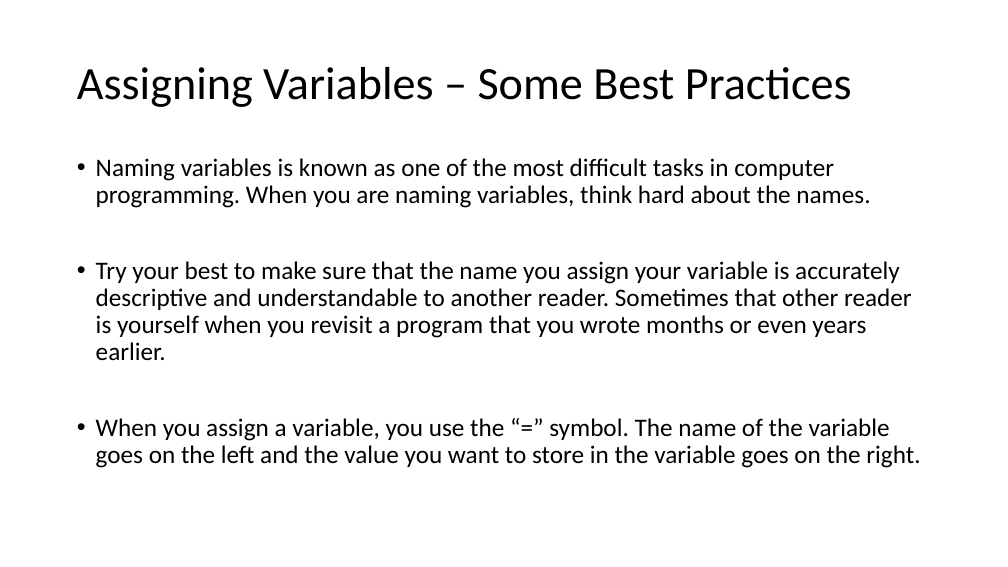
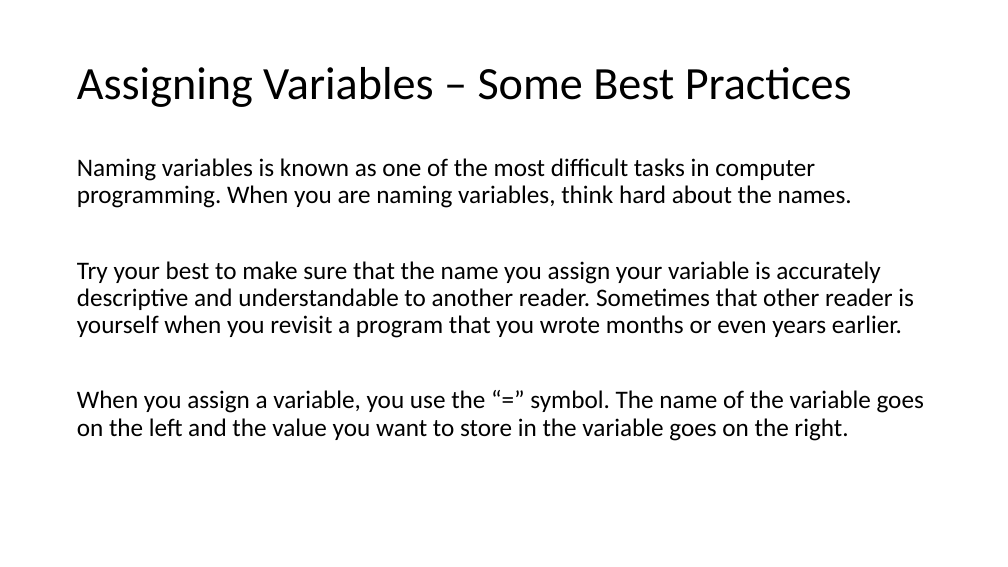
Before and after one commit to ScottKane/LearnPython, a slide deck: slide 3 of Scott/Variables.pptx. Drawn at 1008x567 pixels with LibreOffice and Linux fonts; fonts in the diff are those of the drawing. Boxes give left, top, right and bottom in pixels: in the first picture for what was removed or moved away, otherwise in the second. Text is boxed around its words. In the diff, an @@ line names an element or a change of style, - is before the commit and + after.

Commit message:
Added list slides and ammended modules and variables slides

```diff
--- a/Scott/Variables.pptx
+++ b/Scott/Variables.pptx
@@ text "Naming variables is known as ..." at (77,158,924,441): bullet • to none @@
```
Also in this commit, not shown: 1 other slide changed, 2 other files.
